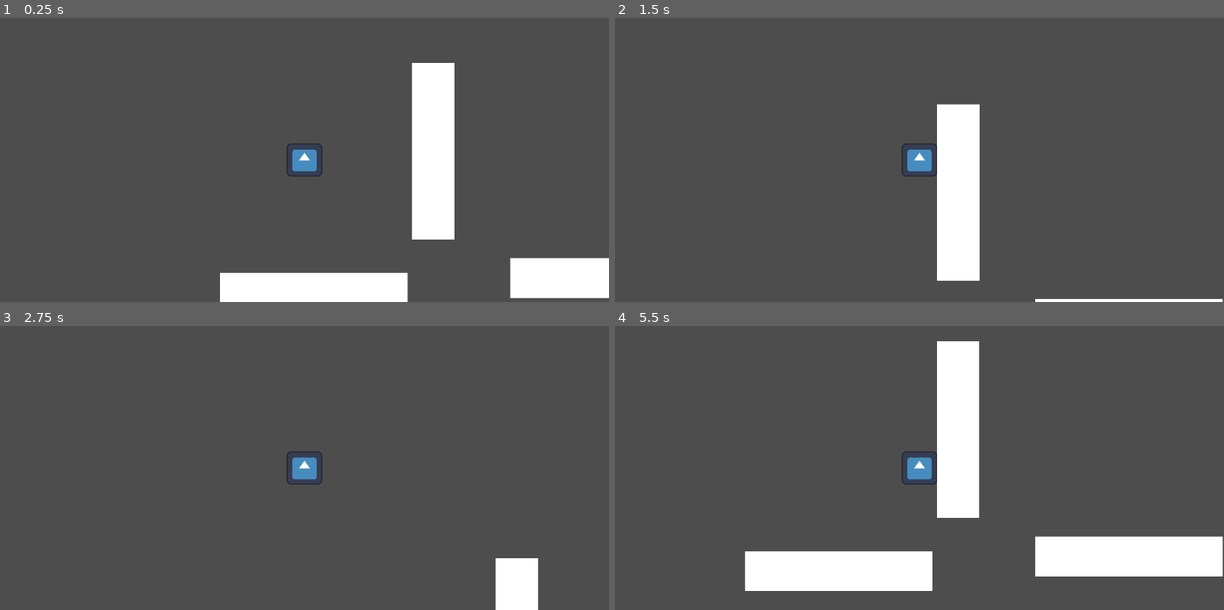
Above: before the commit, frames 1-4 (two rows, left to right).
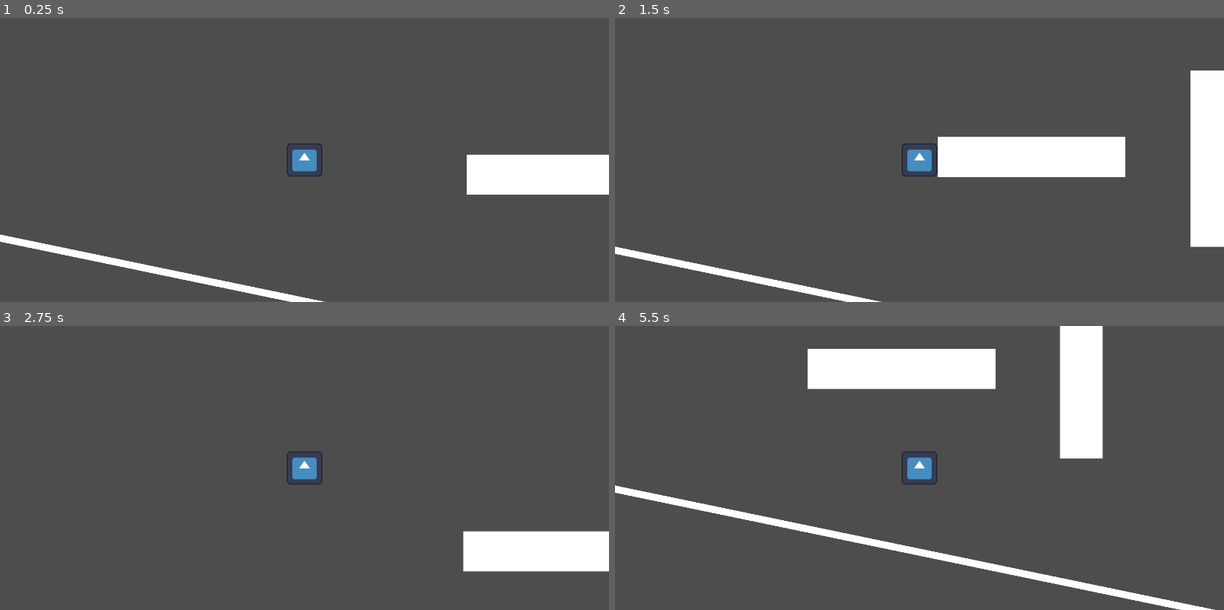
Above: after the commit, the same moments.

Repository: PengwuinReal/Metroidvania-Project-2-Desktop
Game: Godot game, scene res://node_2d.tscn
Two runs of this game, one before a commit and one after it. Both use one fixed random seed, a clock stepped at 60 frames per second and the inputs below. The engine's default icon, where the game draws it, is replaced by a stand-in: a white triangle on a blue panel in a dark square.
Inputs:
- Up to frame 1 (0.25 s): no input
- Up to frame 2 (1.5 s): tap Enter (ui_accept) at 0.5 s; hold Enter (ui_accept) 0.53-1.28 s; hold Right (ui_right) from 0.53 s (still down); tap Space (jump, bound only after the commit) at 0.77, 0.8, 1.07, 1.35 s
- Up to frame 3 (2.75 s): tap Space (jump, bound only after the commit) at 1.52, 1.82, 2.3 s; tap Enter (ui_accept) at 1.55 s; release Right (ui_right) at 2.03 s; hold Left (ui_left) from 2.03 s (still down); hold Enter (ui_accept) from 2.03 s (still down)
- Up to frame 4 (5.5 s): release Left (ui_left) at 2.78 s; release Enter (ui_accept) at 2.78 s; hold Right (ui_right) 2.78-4.28 s; tap R at 2.85 s; tap Space (jump, bound only after the commit) at 3.02, 3.32, 3.77, 3.8, 4.07, 4.35, 4.52, 4.82, 5.3 s; tap Enter (ui_accept) at 3.05, 4.55 s; hold Enter (ui_accept) 3.53-4.28 s; hold Left (ui_left) 4.28-5.03 s; hold Right (ui_right) from 5.03 s (still down); hold Enter (ui_accept) from 5.03 s (still down)

The runs differ from the first frame. In frame 1, 14% of the frame differs, in the area x 0-100%, y 15-100%; in frame 2, 12%; in frame 3, 4.1%; in frame 4, 21%, in the area x 0-100%, y 0-100%.

Commit message:
March 6 2024

Diff:
--- a/Player.gd
+++ b/Player.gd
@@ -25,7 +25,7 @@
 	#print(delta)
 	# Get the input direction and handle the movement/deceleration.
 	# As good practice, you should replace UI actions with custom gameplay actions.
-	var direction = Input.get_axis("ui_left", "ui_right")
+	var direction = Input.get_axis("left", "right")
 
 
 
@@ -43,7 +43,7 @@
 			velocity.x = move_toward(velocity.x, 0, RESISTANCE)
 
 	# Handle jump.
-	if Input.is_action_pressed("ui_accept"):
+	if Input.is_action_pressed("jump"):
 		if is_on_floor():
 			velocity.y = JUMP_VELOCITY
 		if is_on_wall():
--- a/node_2d.tscn
+++ b/node_2d.tscn
@@ -17,7 +17,8 @@
 
 [node name="StaticBody2D" type="StaticBody2D" parent="."]
 position = Vector2(326.471, 417.188)
-scale = Vector2(1.03571, 1.0506)
+rotation = 0.216847
+scale = Vector2(11.6501, 0.184551)
 metadata/_edit_group_ = true
 
 [node name="CollisionPolygon2D" type="CollisionPolygon2D" parent="StaticBody2D"]
@@ -31,7 +32,7 @@
 texture = SubResource("CanvasTexture_n1qwa")
 
 [node name="StaticBody2D2" type="StaticBody2D" parent="."]
-position = Vector2(1377.94, 360.938)
+position = Vector2(1220.59, -37.5001)
 scale = Vector2(1.03571, 1.0506)
 metadata/_edit_group_ = true
 
@@ -49,7 +50,7 @@
 polygon = PackedVector2Array(183.448, 275.086, 186.344, 348.175, 840.002, 347.232, 840.002, 275.086)
 
 [node name="StaticBody2D3" type="StaticBody2D" parent="."]
-position = Vector2(857.354, -90.6251)
+position = Vector2(1970.59, 4.6875)
 rotation = -1.57079
 scale = Vector2(1.03571, 1.0506)
 metadata/_edit_group_ = true
--- a/project.godot
+++ b/project.godot
@@ -20,6 +20,26 @@
 window/size/viewport_width=1500
 window/size/viewport_height=700
 
+[input]
+
+left={
+"deadzone": 0.5,
+"events": [Object(InputEventKey,"resource_local_to_scene":false,"resource_name":"","device":0,"window_id":0,"alt_pressed":false,"shift_pressed":false,"ctrl_pressed":false,"meta_pressed":false,"pressed":false,"keycode":0,"physical_keycode":65,"key_label":0,"unicode":0,"echo":false,"script":null)
+, Object(InputEventKey,"resource_local_to_scene":false,"resource_name":"","device":-1,"window_id":0,"alt_pressed":false,"shift_pressed":false,"ctrl_pressed":false,"meta_pressed":false,"pressed":false,"keycode":0,"physical_keycode":4194319,"key_label":0,"unicode":0,"echo":false,"script":null)
+]
+}
+right={
+"deadzone": 0.5,
+"events": [Object(InputEventKey,"resource_local_to_scene":false,"resource_name":"","device":-1,"window_id":0,"alt_pressed":false,"shift_pressed":false,"ctrl_pressed":false,"meta_pressed":false,"pressed":false,"keycode":0,"physical_keycode":68,"key_label":0,"unicode":100,"echo":false,"script":null)
+, Object(InputEventKey,"resource_local_to_scene":false,"resource_name":"","device":-1,"window_id":0,"alt_pressed":false,"shift_pressed":false,"ctrl_pressed":false,"meta_pressed":false,"pressed":false,"keycode":0,"physical_keycode":4194321,"key_label":0,"unicode":0,"echo":false,"script":null)
+]
+}
+jump={
+"deadzone": 0.5,
+"events": [Object(InputEventKey,"resource_local_to_scene":false,"resource_name":"","device":-1,"window_id":0,"alt_pressed":false,"shift_pressed":false,"ctrl_pressed":false,"meta_pressed":false,"pressed":false,"keycode":0,"physical_keycode":32,"key_label":0,"unicode":32,"echo":false,"script":null)
+]
+}
+
 [rendering]
 
 renderer/rendering_method="gl_compatibility"
